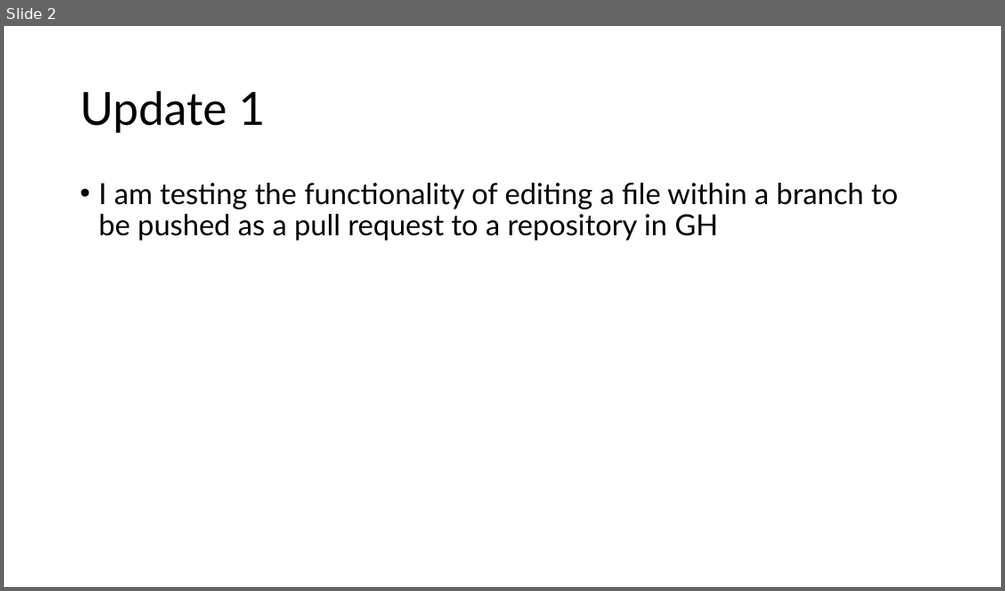
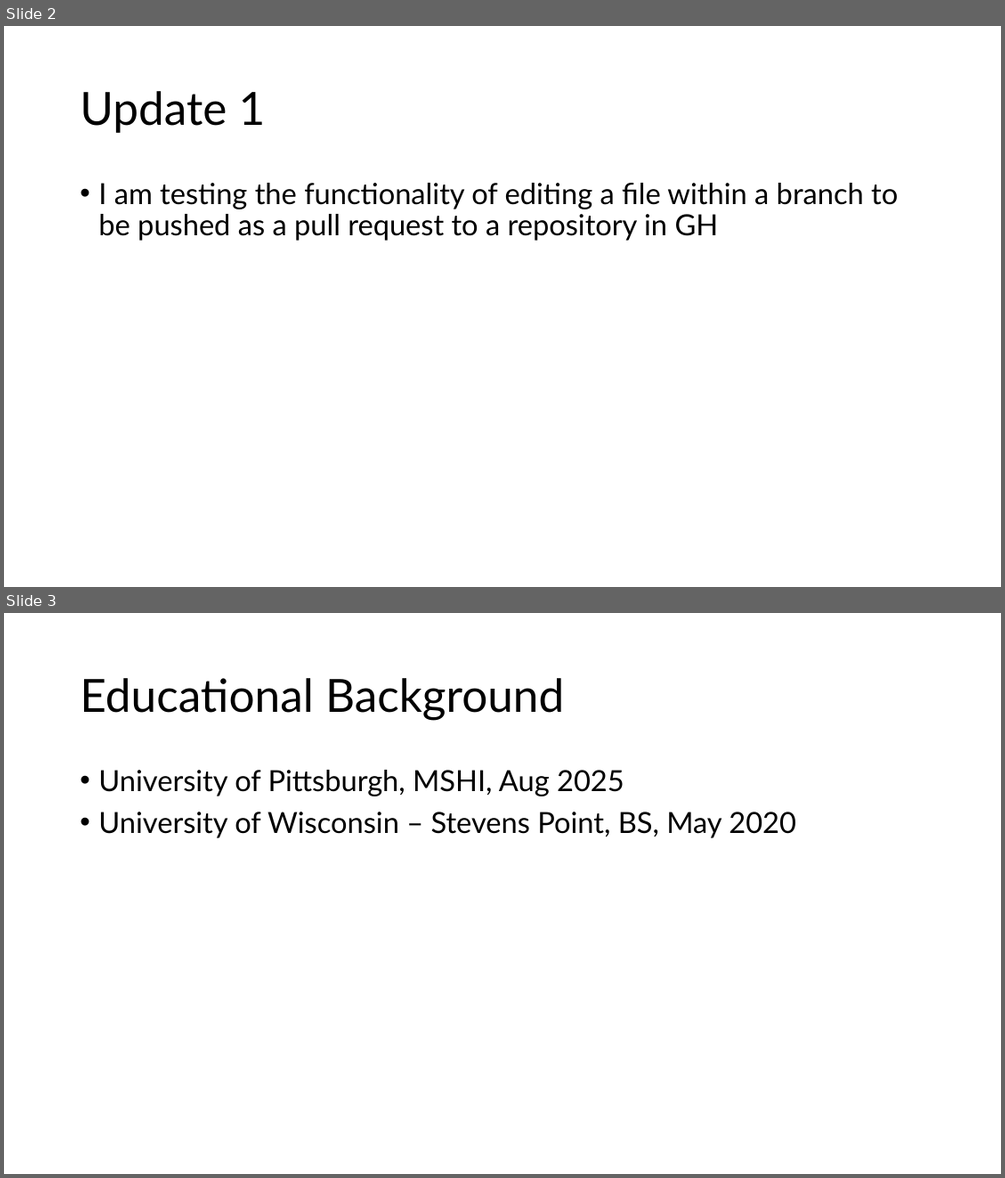
Before and after one commit to zmill352/Colab_Test, a slide deck: Test_GitHub_PPT.pptx. Shown one above the other, each under a label of ours: slide 2 before the commit, slides 2 and 3 after it. The pictures are 1005x591 and 1005x1178 pixels, drawn with LibreOffice and Linux fonts; fonts in the diff are those of the drawing. Boxes give left, top, right and bottom in pixels: in the first picture for what was removed or moved away, otherwise in the second. Text is boxed around its words. In the diff, an @@ line names an element or a change of style, - is before the commit and + after.

```diff
--- a/Test_GitHub_PPT.pptx
+++ b/Test_GitHub_PPT.pptx
@@ slide 3 added at (x1=4, y1=613, x2=1001, y2=1174), background #FFFFFF @@
@@ title added at (x1=80, y1=678, x2=564, y2=720), 44 pt, text #000000 @@
+Educational Background
@@ text added at (x1=98, y1=770, x2=796, y2=838), 28 pt, text #000000 @@
+• University of Pittsburgh, MSHI, Aug 2025
+• University of Wisconsin – Stevens Point, BS, May 2020
```
